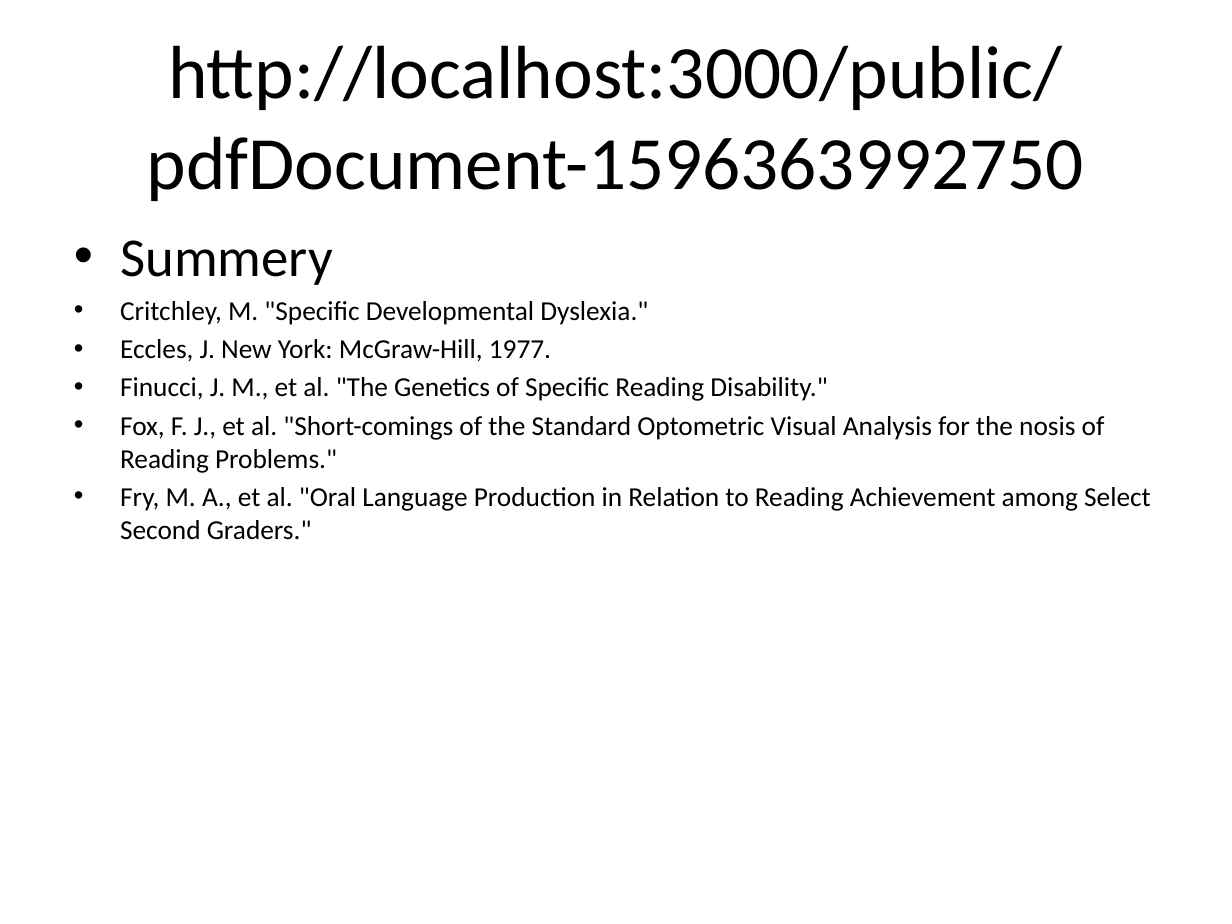
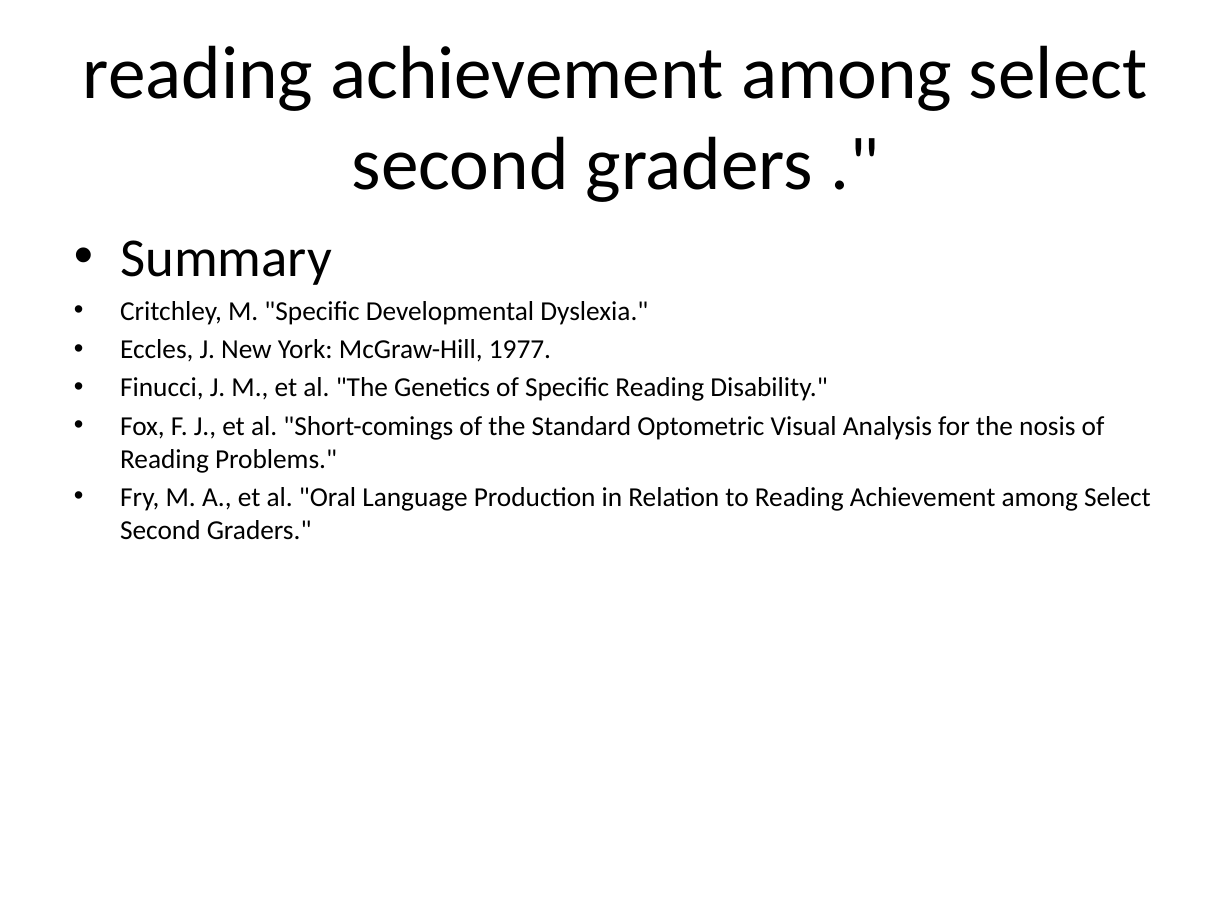
Before and after one commit to ManasaR08/SIH2020_MARS, a slide deck: slide 9 of Machine_Learning/summary.pptx. Drawn at 1232x924 pixels with LibreOffice and Linux fonts; fonts in the diff are those of the drawing. Boxes give left, top, right and bottom in pixels: in the first picture for what was removed or moved away, otherwise in the second. Text is boxed around its words. In the diff, an @@ line names an element or a change of style, - is before the commit and + after.

```diff
--- a/Machine_Learning/summary.pptx
+++ b/Machine_Learning/summary.pptx
@@ title at bbox=[83, 45, 1147, 202]: text changed @@
-http://localhost:3000/public/pdfDocument-1596363992750
+reading achievement among select second graders ."
@@ text at bbox=[120, 240, 332, 285]: text changed @@
-• Summery
+• Summary
```
Also in this commit, not shown: 9 other slides changed, 5 other files.
